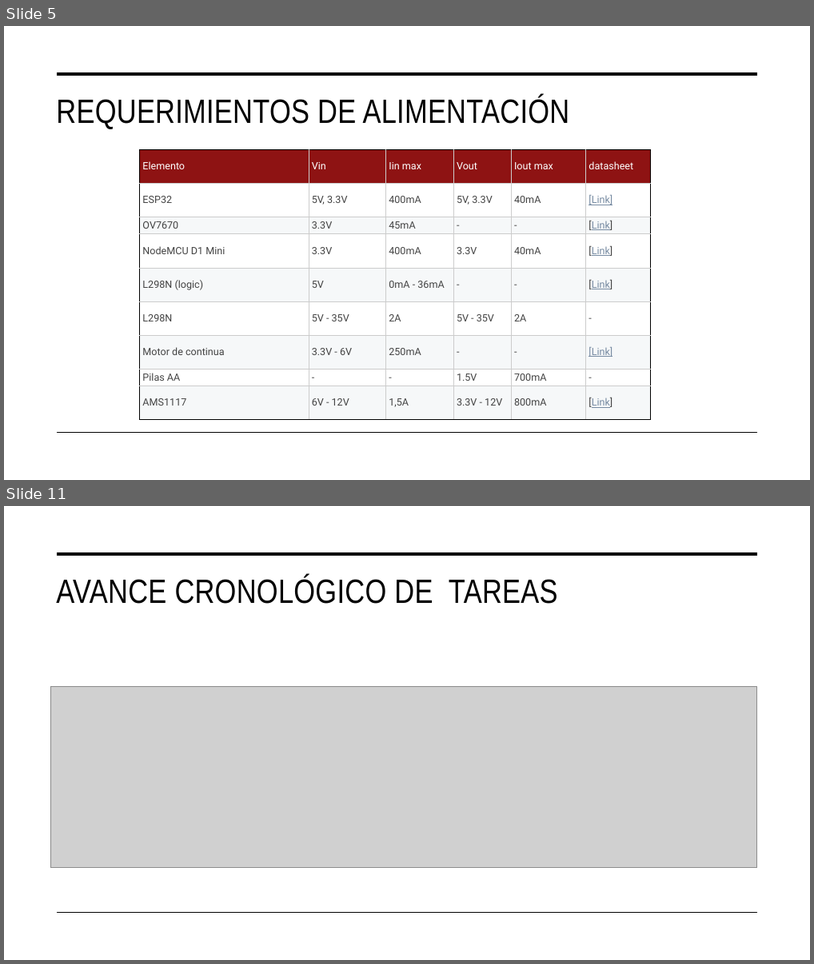
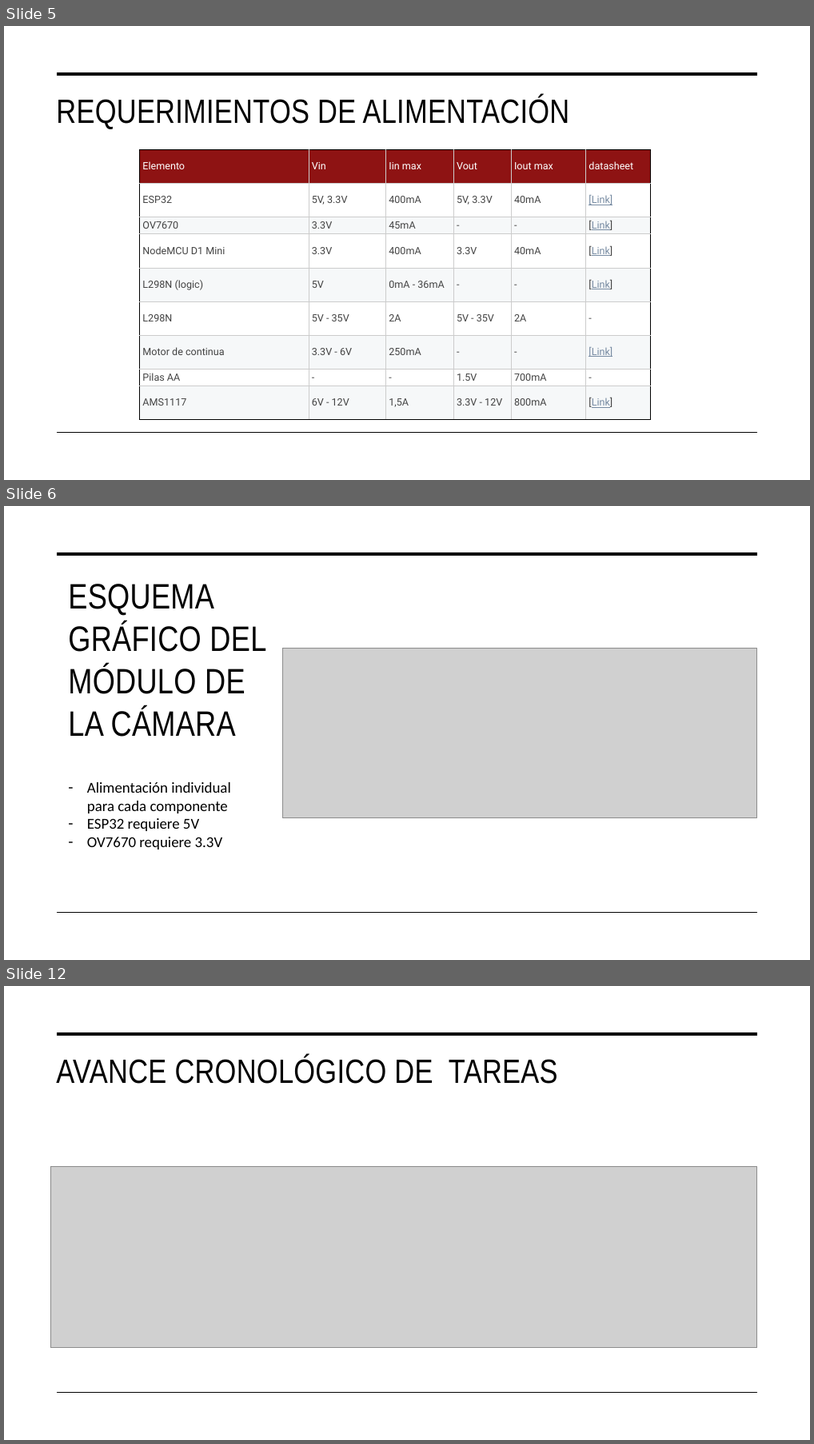
Before and after one commit to joacochanquia/ArchivoFacu, a slide deck: 10moSemestre/TdP2/E1-PlanProyecto/A4 Plan de Proyecto.pptx. Shown one above the other, each under a label of ours: slides 5 and 11 before the commit, slides 5, 6 and 12 after it; the slides between them are not shown. The pictures are 814x964 and 814x1444 pixels, drawn with LibreOffice and Linux fonts; fonts in the diff are those of the drawing; grey boxes stand for pictures. Boxes give left, top, right and bottom in pixels: in the first picture for what was removed or moved away, otherwise in the second. Text is boxed around its words. In the diff, an @@ line names an element or a change of style, - is before the commit and + after.

```diff
--- a/10moSemestre/TdP2/E1-PlanProyecto/A4 Plan de Proyecto.pptx
+++ b/10moSemestre/TdP2/E1-PlanProyecto/A4 Plan de Proyecto.pptx
@@ slide 6 added at [4,506,810,960], background #FFFFFF @@
@@ line added from (58, 554) to (758, 554), #000000 3.5 pt @@
@@ title added at [68,584,266,736], 42 pt, text #000000 @@
+ESQUEMA GRÁFICO DEL MÓDULO DE LA CÁMARA
@@ picture added at [283,648,758,817] @@
@@ text added at [87,782,231,849], 18 pt, text #000000 @@
+– Alimentación individual para cada componente
+– ESP32 requiere 5V
+– OV7670 requiere 3.3V
@@ line added from (58, 912) to (758, 912), #000000 1 pt @@
@@ what was slide 11 is now slide 12 @@
```
Also in this commit, not shown: 2 slides changed, 4 other slides added, 4 slides removed, 13 other files.
